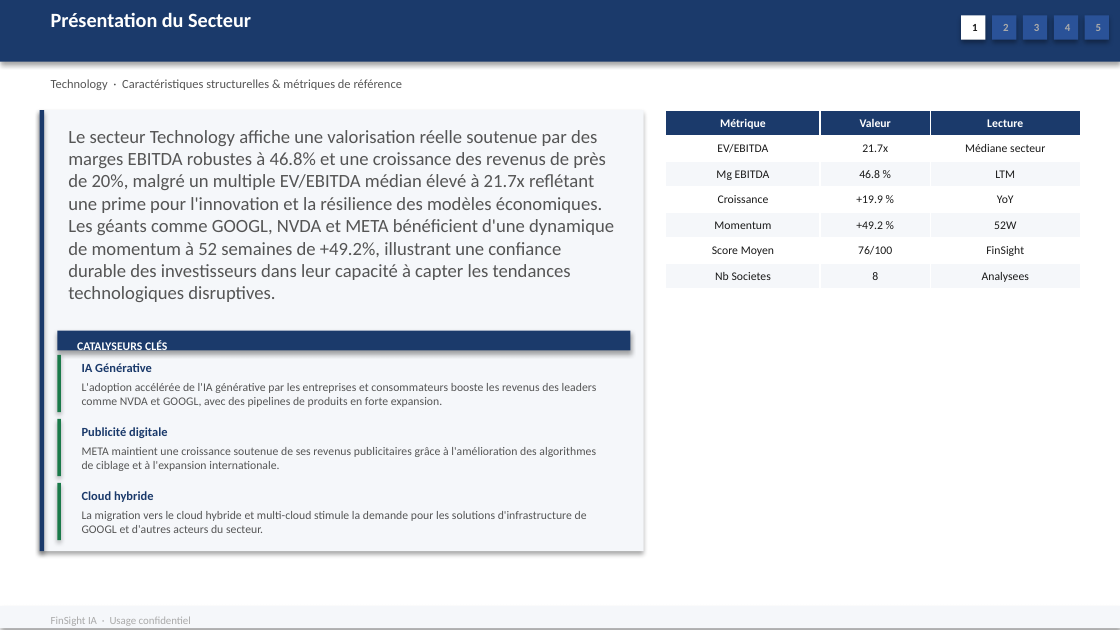
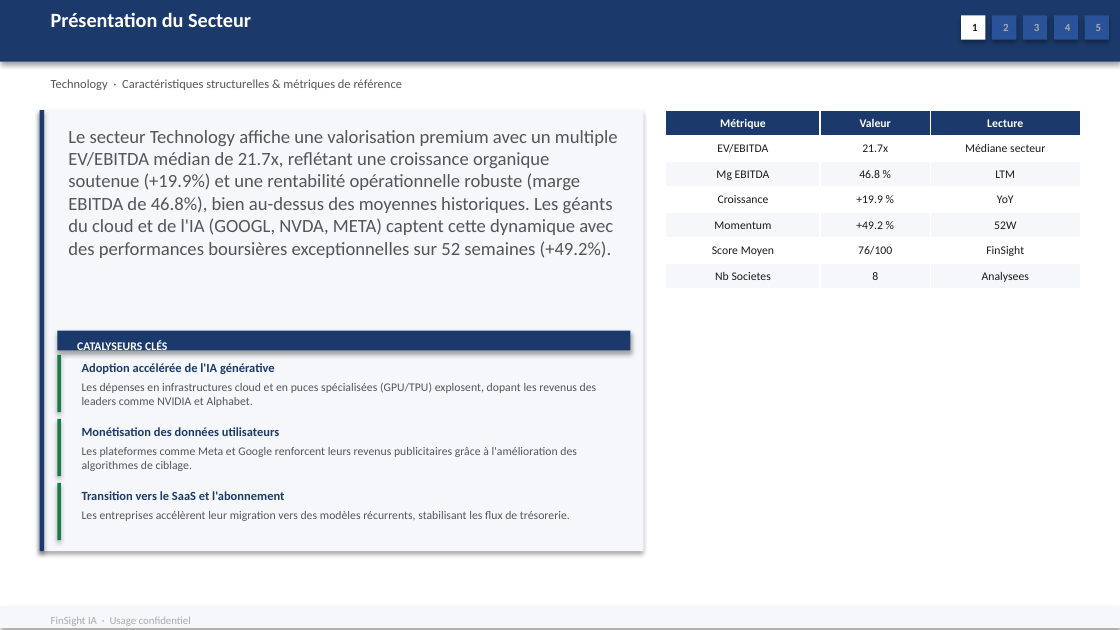
Before and after one commit to baptistejeh07-art/finsight-ia, a slide deck: slide 5 of preview/secteur_Technology_S&P_500/secteur_Technology_S&P_500.pptx. Drawn at 1120x630 pixels with LibreOffice and Linux fonts; fonts in the diff are those of the drawing. Boxes give left, top, right and bottom in pixels: in the first picture for what was removed or moved away, otherwise in the second. Text is boxed around its words. In the diff, an @@ line names an element or a change of style, - is before the commit and + after.

Commit message:
chore(preview): secteur_Technology_S&P_500 outputs regeneres

```diff
--- a/preview/secteur_Technology_S&P_500/secteur_Technology_S&P_500.pptx
+++ b/preview/secteur_Technology_S&P_500/secteur_Technology_S&P_500.pptx
@@ text at <box>68,130,618,258</box>: text changed @@
-Le secteur Technology affiche une valorisation réelle soutenue par des marges EBITDA robustes à 46.8% et une croissance des revenus de près de 20%, malgré un multiple EV/EBITDA médian élevé à 21.7x reflétant une prime pour l'innovation et la résilience des modèles économiques. Les géants comme GOOGL, NVDA et META bénéficient d'une dynamique de momentum à 52 semaines de +49.2%, illustrant une confiance durable des investisseurs dans leur capacité à capter les tendances technologiques disruptives.
+Le secteur Technology affiche une valorisation premium avec un multiple EV/EBITDA médian de 21.7x, reflétant une croissance organique soutenue (+19.9%) et une rentabilité opérationnelle robuste (marge EBITDA de 46.8%), bien au-dessus des moyennes historiques. Les géants du cloud et de l'IA (GOOGL, NVDA, META) captent cette dynamique avec des performances boursières exceptionnelles sur 52 semaines (+49.2%).
@@ text at <box>82,363,275,374</box>: text changed @@
-IA Générative
+Adoption accélérée de l'IA générative
@@ text at <box>82,382,597,407</box>: text changed @@
-L'adoption accélérée de l'IA générative par les entreprises et consommateurs booste les revenus des leaders comme NVDA et GOOGL, avec des pipelines de produits en forte expansion.
+Les dépenses en infrastructures cloud et en puces spécialisées (GPU/TPU) explosent, dopant les revenus des leaders comme NVIDIA et Alphabet.
@@ text at <box>82,447,577,471</box>: text changed @@
-META maintient une croissance soutenue de ses revenus publicitaires grâce à l'amélioration des algorithmes de ciblage et à l'expansion internationale.
+Les plateformes comme Meta et Google renforcent leurs revenus publicitaires grâce à l'amélioration des algorithmes de ciblage.
@@ text at <box>82,427,280,436</box>: text changed @@
-Publicité digitale
+Monétisation des données utilisateurs
@@ text at <box>82,491,284,500</box>: text changed @@
-Cloud hybride
+Transition vers le SaaS et l'abonnement
@@ text at <box>82,511,570,521</box>: text changed @@
-La migration vers le cloud hybride et multi-cloud stimule la demande pour les solutions d'infrastructure de GOOGL et d'autres acteurs du secteur.
+Les entreprises accélèrent leur migration vers des modèles récurrents, stabilisant les flux de trésorerie.
```
Also in this commit, not shown: 5 other slides changed, 2 other files.
